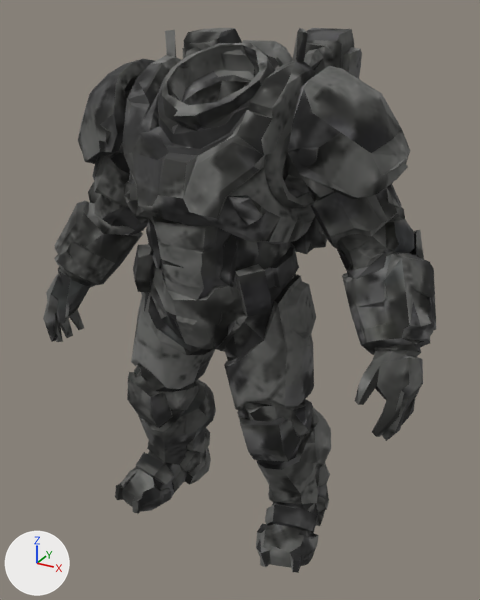
The glTF model packages/client/public/models/hostile.boss_vale.glb: old version first, new version second.
Camera for both pictures: a camera (50 mm lens) standing at (0.912, -1.639, 1.554) and looking at (0.012, -0.003, 0.737). Arrows for +X, +Y and +Z are at lower left; the lights stay in place. The picture after the commit comes second. Vertices at exactly the same position are counted once.

The first picture shows 'output_unwrapped'.
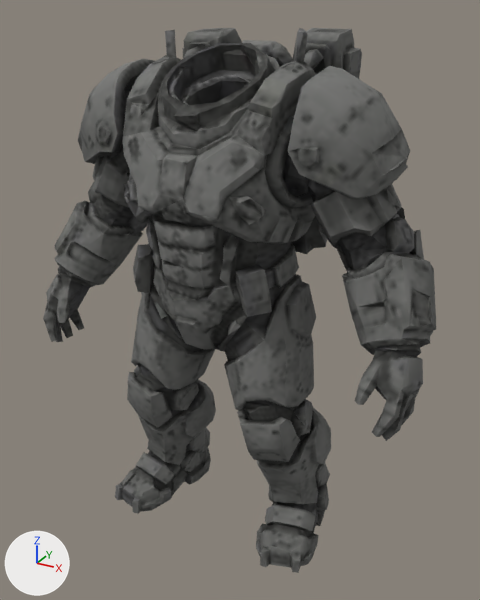
What differs and where, as boxes [x1, y1, x2, y2] in the pictures (480 x 600 px; the box of a moved part takes in the faces that stretch with it):
part 1 of me_output_unwrapped, moved or reshaped
    both: [43, 312, 58, 342]
part 2 of me_output_unwrapped, moved or reshaped
    both: [124, 69, 183, 136]
part 3 of me_output_unwrapped, moved or reshaped
    both: [300, 132, 357, 198]
part 4 of me_output_unwrapped, surface changed
    both: [45, 28, 436, 573]

The edits, one by one:
me_output_unwrapped has 3486 vertices, 7052 faces and spans x -0.62..0.62, y -0.33..0.33, z 0.0..1.51.
me_output_unwrapped is used by ob_output_unwrapped; location (0.0, 0.0, 0.0).
Part 1, on me_output_unwrapped:
1 vertex is removed from x -0.53, y -0.25, z 0.58.
7 faces are deleted.
1 vertex moves from x -0.54, y -0.07, z 0.71 to x -0.53, y -0.06, z 0.72.
1 vertex is added at (-0.54, -0.24, 0.6).
7 new faces join them.
Part 2, on me_output_unwrapped:
2 vertices are removed from x -0.14..-0.11, y -0.24..-0.15, z 1.29..1.36.
14 faces are deleted.
2 vertices are added at (-0.16, -0.22, 1.3), (-0.12, -0.14, 1.37).
14 new faces join them.
Part 3, on me_output_unwrapped:
4 faces are deleted.
1 vertex is added at (0.33, -0.19, 1.22).
6 new faces join them.
me_output_unwrapped part 4: 6765 kept faces spanning x -0.62..0.62, y -0.33..0.33, z 0.0..1.51 get new texture (UV) coordinates.
